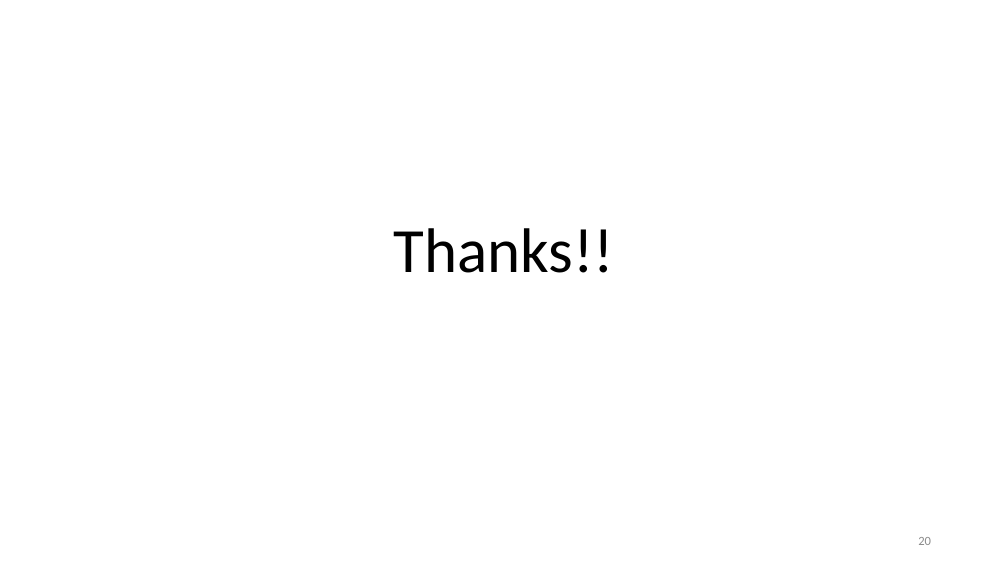
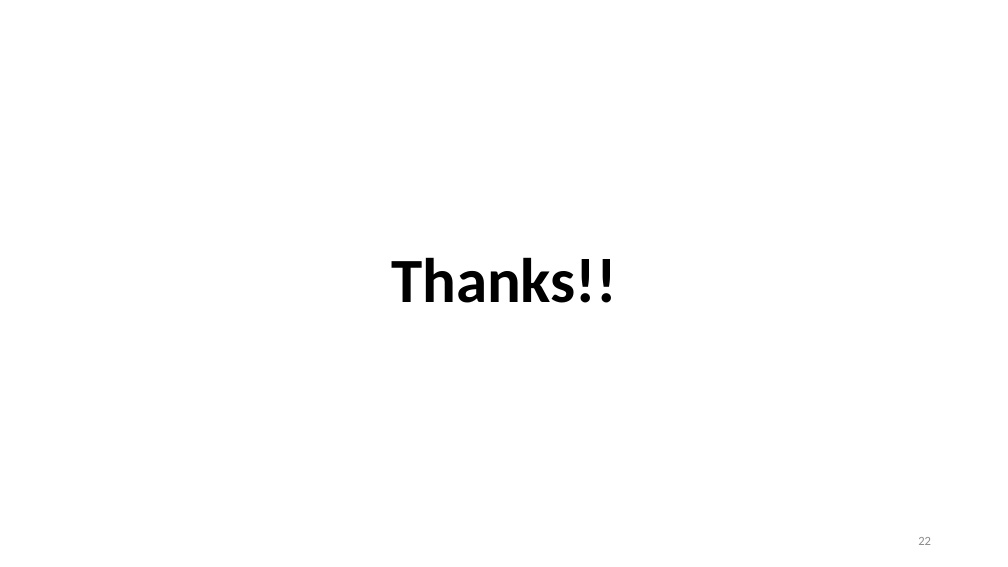
Before and after one commit to Bai1026/Intern-IIS, a slide deck: slide 22 of Meeting/Presentation_0802.pptx (slide 20 before the commit). Drawn at 1008x567 pixels with LibreOffice and Linux fonts; fonts in the diff are those of the drawing. Boxes give left, top, right and bottom in pixels: in the first picture for what was removed or moved away, otherwise in the second. Text is boxed around its words. In the diff, an @@ line names an element or a change of style, - is before the commit and + after.

```diff
--- a/Meeting/Presentation_0802.pptx
+++ b/Meeting/Presentation_0802.pptx
@@ title "Thanks!!": place and size @@
-title "Thanks!!" at [394, 228, 615, 273]
+title "Thanks!!" at [391, 257, 617, 303]
@@ title "Thanks!!" at [391, 257, 617, 303]: bold on @@
@@ page number at [918, 537, 931, 545]: text changed @@
-20
+22
```
Also in this commit, not shown: 6 other slides changed, 12 slides added, 9 slides removed, 47 other files.
